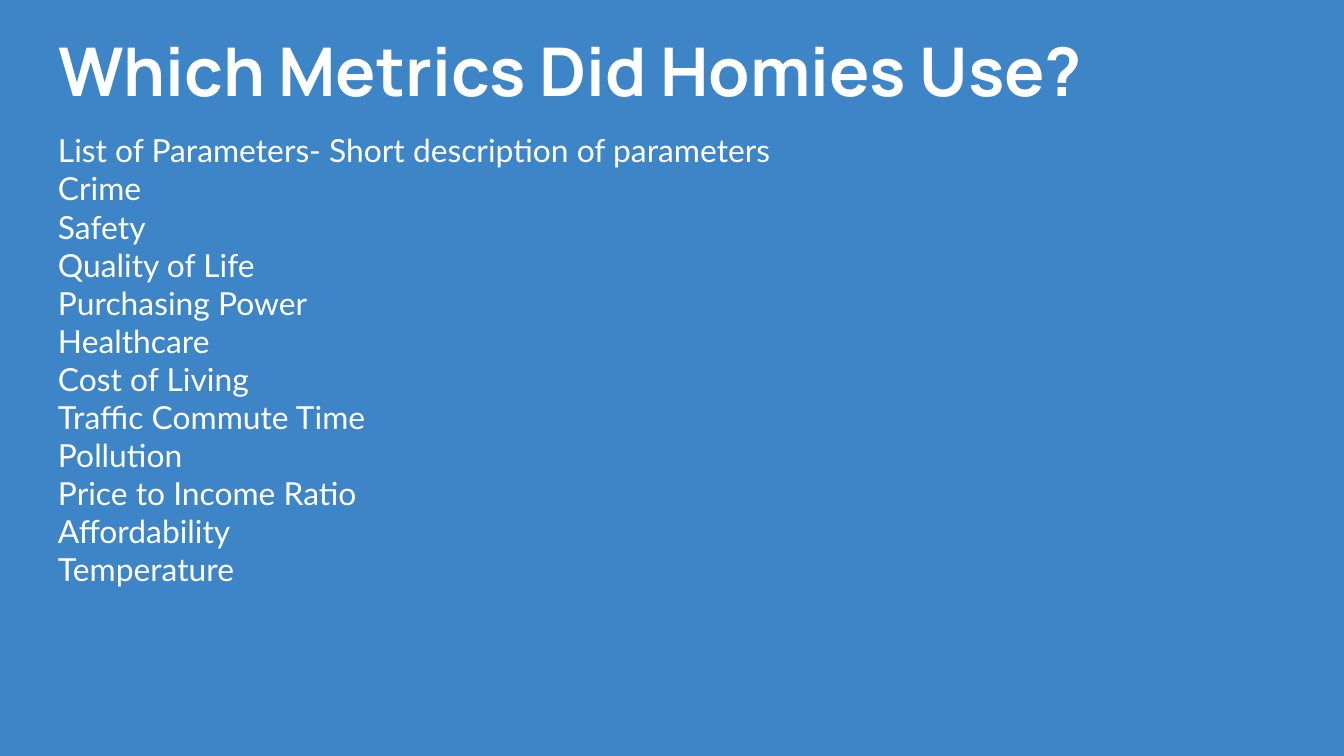
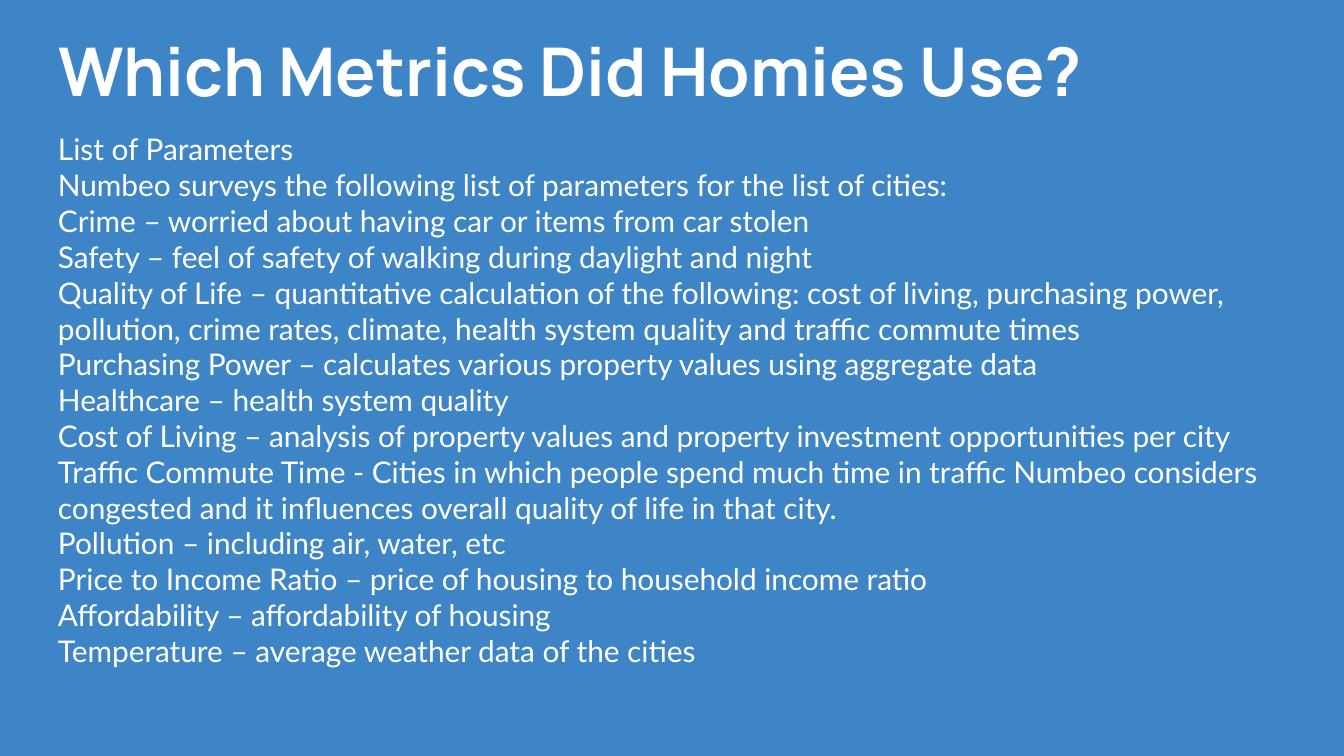
Before and after one commit to CPrince20/Homies, a slide deck: slide 7 of Homies City Collection.pptx. Drawn at 1344x756 pixels with LibreOffice and Linux fonts; fonts in the diff are those of the drawing. Boxes give left, top, right and bottom in pixels: in the first picture for what was removed or moved away, otherwise in the second. Text is boxed around its words. In the diff, an @@ line names an element or a change of style, - is before the commit and + after.

```diff
--- a/Homies City Collection.pptx
+++ b/Homies City Collection.pptx
@@ text at [58, 138, 1257, 668]: text changed; size 17 to 16 pt @@
-List of Parameters- Short description of parameters
-Crime
-Safety
-Quality of Life
-Purchasing Power
-Healthcare
-Cost of Living
-Traffic Commute Time
-Pollution
-Price to Income Ratio
-Affordability
-Temperature
+List of Parameters
+Numbeo surveys the following list of parameters for the list of cities:
+Crime – worried about having car or items from car stolen
+Safety – feel of safety of walking during daylight and night
+Quality of Life – quantitative calculation of the following: cost of living, purchasing power, pollution, crime rates, climate, health system quality and traffic commute times
+Purchasing Power – calculates various property values using aggregate data
+Healthcare – health system quality
+Cost of Living – analysis of property values and property investment opportunities per city
+Traffic Commute Time - Cities in which people spend much time in traffic Numbeo considers congested and it influences overall quality of life in that city.
+Pollution – including air, water, etc
+Price to Income Ratio – price of housing to household income ratio
+Affordability – affordability of housing
+Temperature – average weather data of the cities
```
Also in this commit, not shown: 1 other slide changed.
